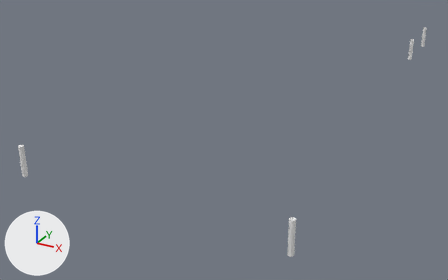
What one commit did to the OBJ model Assets/models/maps/orion/orion_props_hulls_metal.obj.
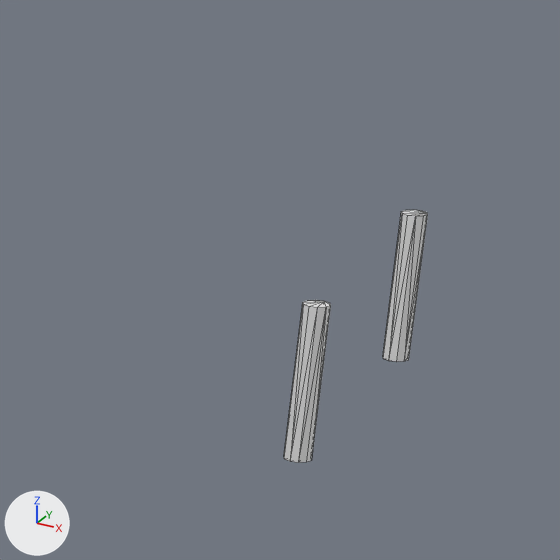
There are two pictures of each version: one whole from a camera (50 mm lens) standing at (13.0, -1356.0, 344.0) and looking at (-433.0, -546.0, -61.0), one close up on the part from 83% to 99% of the width and 0% to 26% of the height. Arrows for +X, +Y and +Z are at lower left; the lights stay in place. The first two pictures are the older version. The close-ups show mesh edges as thin lines. Where no turn or scale is listed for an object, it has been applied to the vertices.

The scene before the commit, as lines of its bpy script (objects in view):
```python
me_orion_props_hulls_metal = bpy.data.meshes.new('orion_props_hulls_metal')
me_orion_props_hulls_metal.from_pydata(...)  # a 10-sided cylinder along z spanning x -178.0..-172.0, y -883.0..-877.0, z 0.0..40.0; a 10-sided cylinder along z spanning x -528.0..-522.0, y -883.0..-877.0, z 0.0..40.0; a 10-sided cylinder along z spanning x -240.0..-232.0, y -43.0..-37.0, z 0.0..40.0; a 10-sided cylinder along z spanning x -240.0..-232.0, y -153.0..-147.0, z 0.0..40.0
ob_orion_props_hulls_metal = bpy.data.objects.new('orion_props_hulls_metal', me_orion_props_hulls_metal)
ob_orion_props_hulls_metal.location = (0.0, 0.0, 0.0)
```
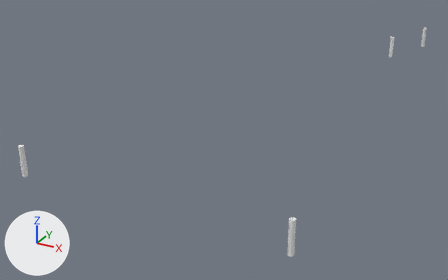
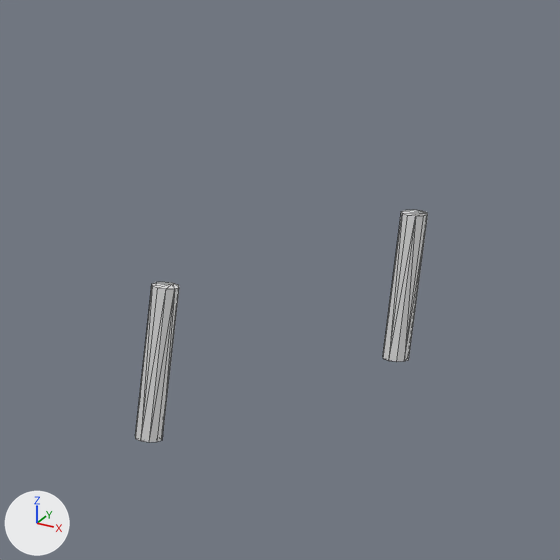
Scene script edits in JSON lines:
```json
{"block": "me_orion_props_hulls_metal", "where": "me_orion_props_hulls_metal.from_pydata(...)  # 80 vertices, 144 faces; spans x -528.0..-172.0, y -883.0..-37.0, z 0.0..40.0"}
{"block": "me_orion_props_hulls_metal", "where": "# used by ob_orion_props_hulls_metal; location = (0.0, 0.0, 0.0)"}
{"block": "me_orion_props_hulls_metal", "change": "me_orion_props_hulls_metal part 1: the loose piece of 20 vertices spanning x -240.0..-232.0, y -153.0..-147.0, z 0.0..40.0 is moved by (-38.0, 0.0, 0.0)"}
```

Changed parts and their boxes (x1, y1, x2, y2) in the close-ups (560 x 560 px; the box of a moved part takes in the faces that stretch with it):
```json
{"object": "orion_props_hulls_metal", "change": "reshaped", "before": [284, 210, 428, 462], "after": [135, 210, 428, 442]}
{"part": 1, "of": "me_orion_props_hulls_metal", "change": "moved or reshaped", "before": [284, 300, 331, 462], "after": [135, 282, 179, 442]}
```
